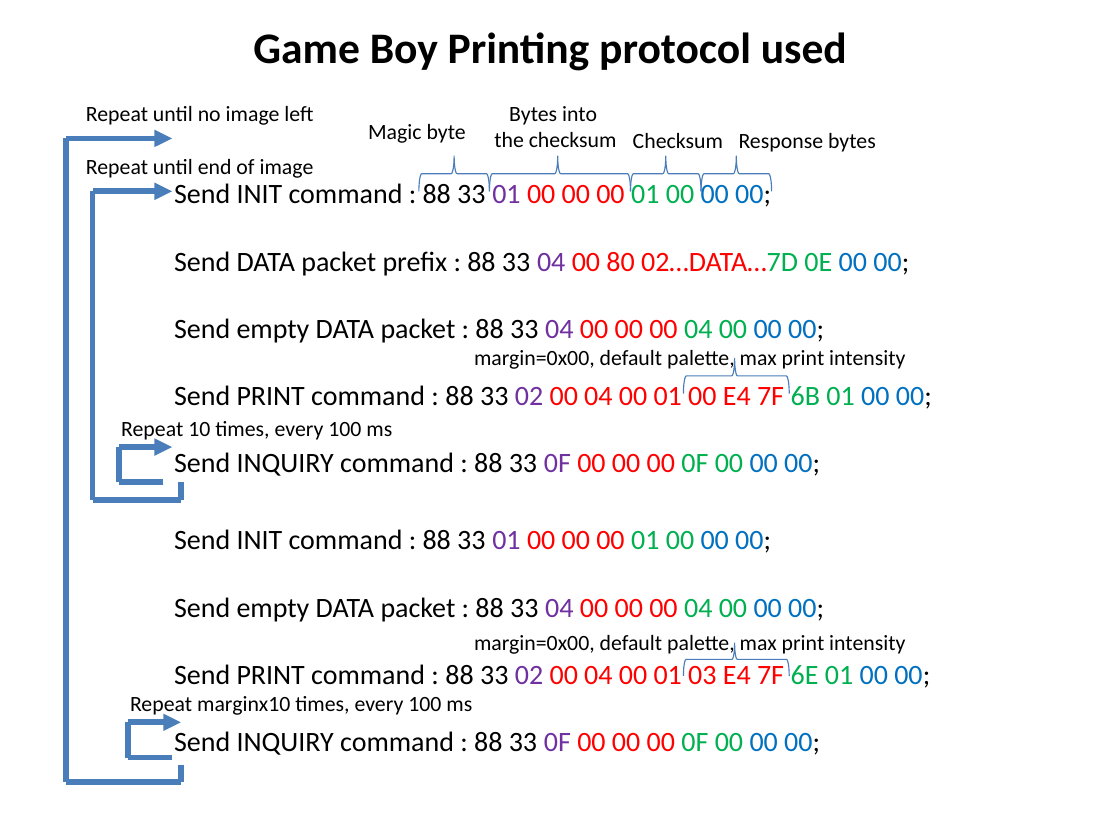
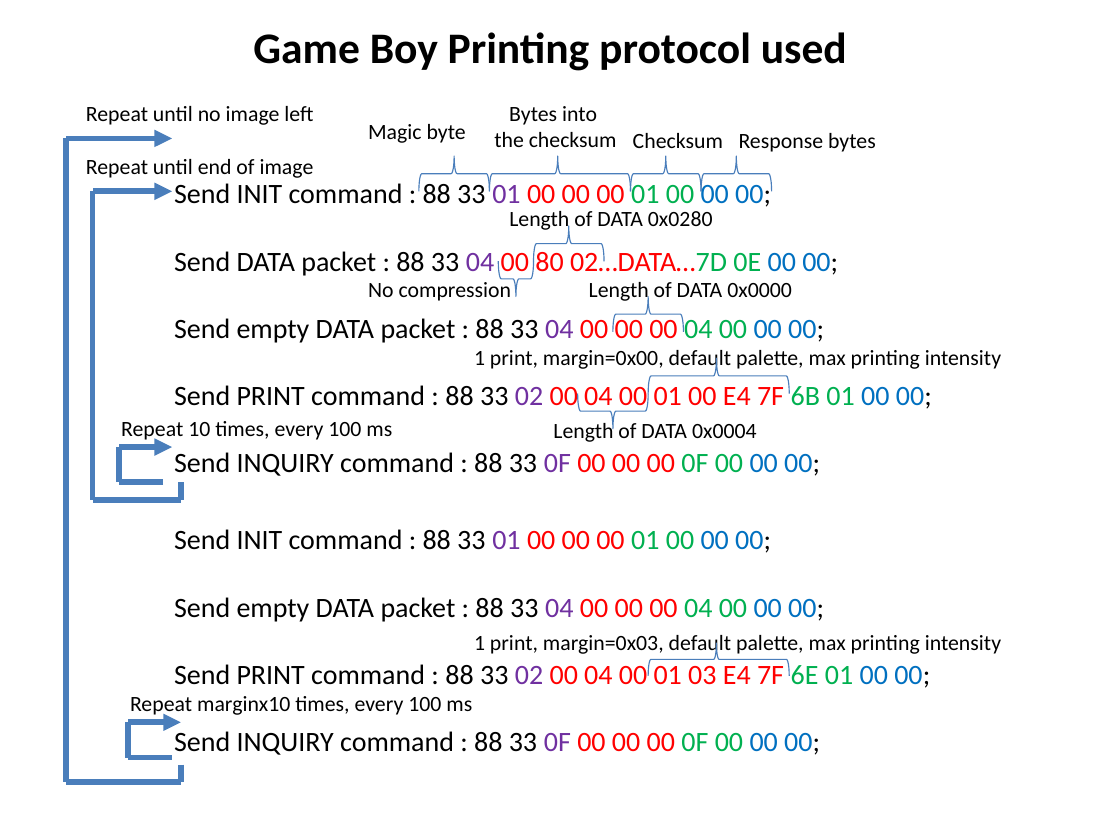
Before and after one commit to Raphael-Boichot/The-Arduino-SD-Game-Boy-Printer, a slide deck: slide 8 of Illustrations/Pinout_2024.pptx. Drawn at 1120x840 pixels with LibreOffice and Linux fonts; fonts in the diff are those of the drawing. Boxes give left, top, right and bottom in pixels: in the first picture for what was removed or moved away, otherwise in the second. Text is boxed around its words. In the diff, an @@ line names an element or a change of style, - is before the commit and + after.

```diff
--- a/Illustrations/Pinout_2024.pptx
+++ b/Illustrations/Pinout_2024.pptx
@@ text added at (x1=509, y1=211, x2=713, y2=233), 14 pt, text #000000 @@
+Length of DATA 0x0280
@@ right brace added at (x1=533, y1=226, x2=604, y2=261), outline #4B7EBC 0.75 pt @@
@@ text at (x1=174, y1=247, x2=838, y2=276): text changed @@
-Send DATA packet prefix : 88 33 04 00 80 02…DATA…7D 0E 00 00;
+Send DATA packet : 88 33 04 00 80 02…DATA…7D 0E 00 00;
@@ right brace added at (x1=498, y1=261, x2=533, y2=296), outline #4B7EBC 0.75 pt @@
@@ text added at (x1=368, y1=279, x2=512, y2=301), 14 pt, text #000000 @@
+No compression
@@ text added at (x1=589, y1=282, x2=792, y2=304), 14 pt, text #000000 @@
+Length of DATA 0x0000
@@ right brace added at (x1=613, y1=297, x2=683, y2=332), outline #4B7EBC 0.75 pt @@
@@ text at (x1=474, y1=350, x2=1001, y2=372): text changed @@
-margin=0x00, default palette, max print intensity
+1 print, margin=0x00, default palette, max printing intensity
@@ right brace resized from (x1=684, y1=358, x2=789, y2=393) to (x1=648, y1=359, x2=789, y2=394) @@
@@ right brace added at (x1=577, y1=394, x2=647, y2=429), outline #4B7EBC 0.75 pt @@
@@ text added at (x1=553, y1=420, x2=757, y2=442), 14 pt, text #000000 @@
+Length of DATA 0x0004
@@ text at (x1=474, y1=635, x2=1001, y2=656): text changed @@
-margin=0x00, default palette, max print intensity
+1 print, margin=0x03, default palette, max printing intensity
@@ right brace resized from (x1=684, y1=642, x2=789, y2=675) to (x1=648, y1=643, x2=789, y2=676) @@
```
